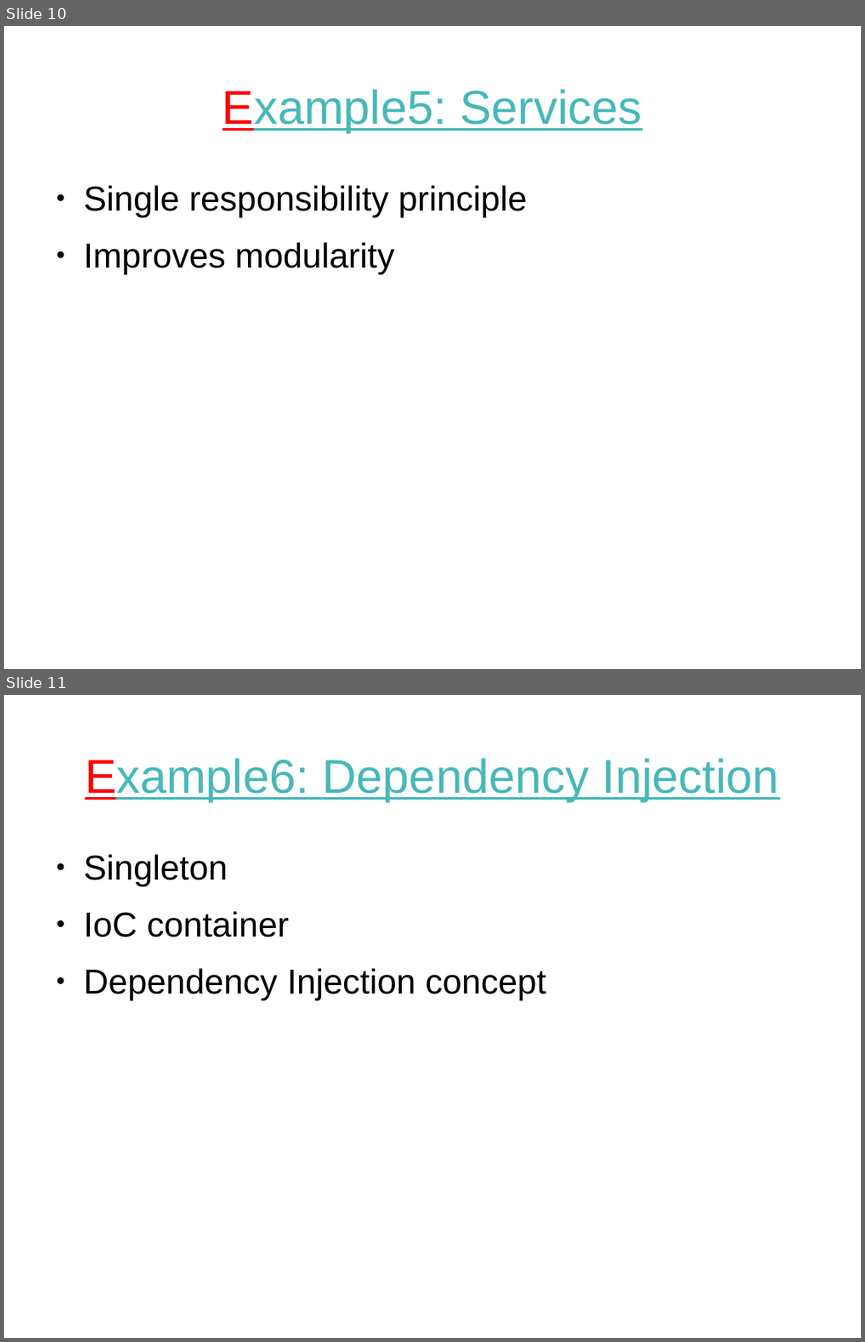
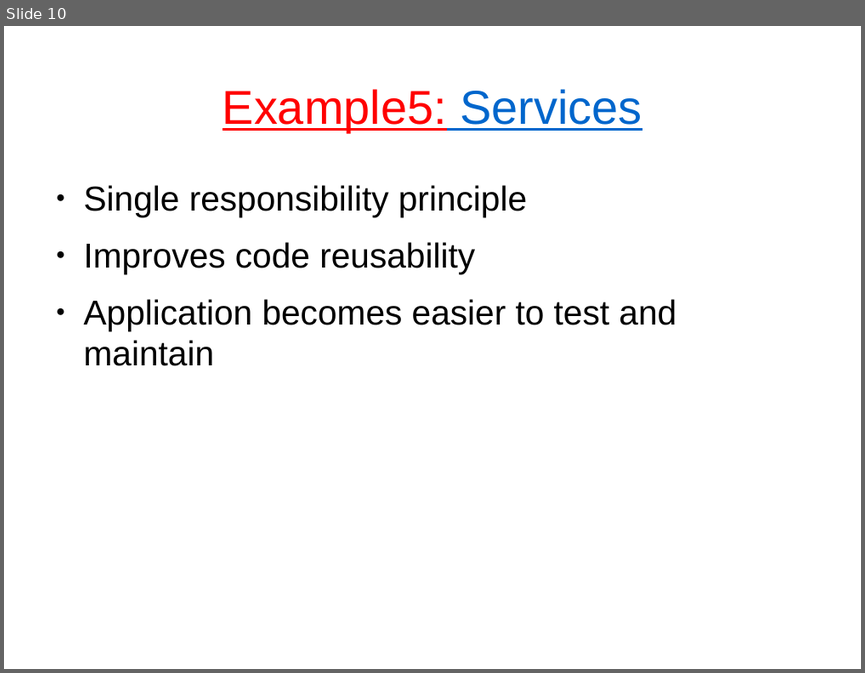
Before and after one commit to tautvilas/frameworks-lecture, a slide deck: doc/presentation.odp. Shown one above the other, each under a label of ours: slides 10 and 11 before the commit, slide 10 after it. The pictures are 865x1342 and 865x673 pixels, drawn with LibreOffice and Linux fonts; fonts in the diff are those of the drawing. Boxes give left, top, right and bottom in pixels: in the first picture for what was removed or moved away, otherwise in the second. Text is boxed around its words. In the diff, an @@ line names an element or a change of style, - is before the commit and + after.

```diff
--- a/doc/presentation.odp
+++ b/doc/presentation.odp
@@ slide 11 removed at (x1=4, y1=695, x2=861, y2=1338), background #FFFFFF @@
@@ title removed at (x1=85, y1=758, x2=779, y2=801) @@
-Example6: Dependency Injection
@@ text removed at (x1=84, y1=854, x2=546, y2=999) @@
-● Singleton
-● IoC container
-● Dependency Injection concept
@@ slide 10 changed as well @@
@@ title "Example5: Services" at (x1=222, y1=89, x2=642, y2=132): text colour #47B8B8 to #FF0000 in "Example5:"; text colour #47B8B8 to #0066CC in "Services" @@
@@ text at (x1=84, y1=242, x2=676, y2=366): text changed @@
-● Improves modularity
+● Improves code reusability
+● Application becomes easier to test and maintain
```
Also in this commit, not shown: 12 other slides changed, 2 slides added.
